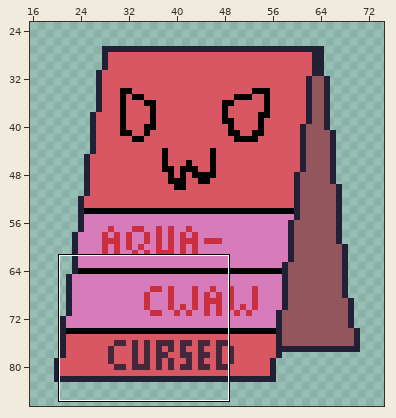
One commit to this sprite sheet: Assets/NPC/cute/clawmachine/pappaufsteller_after/cartbord_after1.png. Above: a wide view before the commit, with the close-up outlined.
Close-up. The starting point:
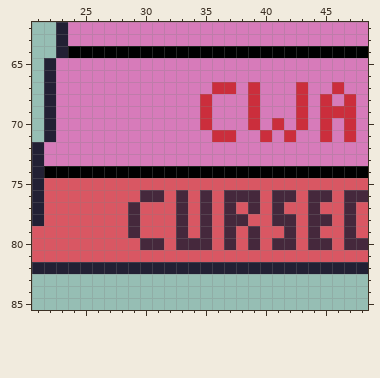
The file is 94x106 pixels. Shown: x 21..48, y 62..85. The wide view leaves out empty margins.
New version:
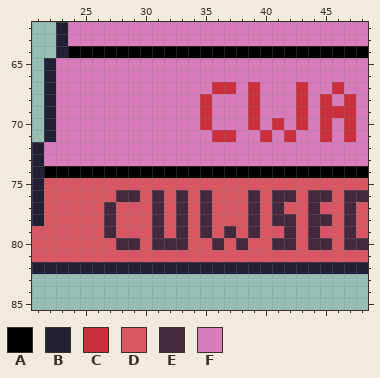
Palette (. is transparent): A #000000  B #222034  C #cb2e3c  D #d95763  E #45283c  F #d77bba
Log entry: Fully curse pappaufsteller_after
Changes in this commit:
y 76: x 28..30 DDE -> EED; x 37..38 EE -> DD
y 77: x 27 D -> E; x 29 E -> D; x 31 D -> E; x 37 E -> D
y 78: x 27 D -> E; x 29 E -> D; x 31 D -> E; x 37..39 EED -> DDE
y 79: x 27 D -> E; x 29 E -> D; x 31 D -> E
y 80: x 28..30 DDE -> EED; x 32 D -> E; x 34..39 EEDEDE -> DDEDED
Pixel boxes of the changes (left, top, right, bottom) in both close-ups:
changed: (104, 190, 260, 250)
